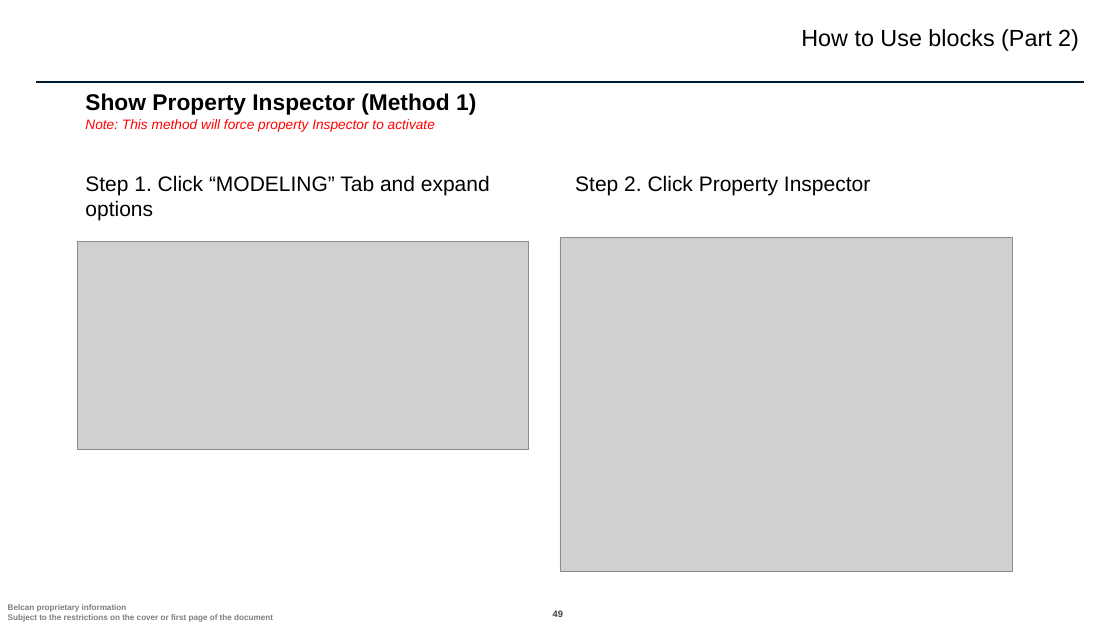
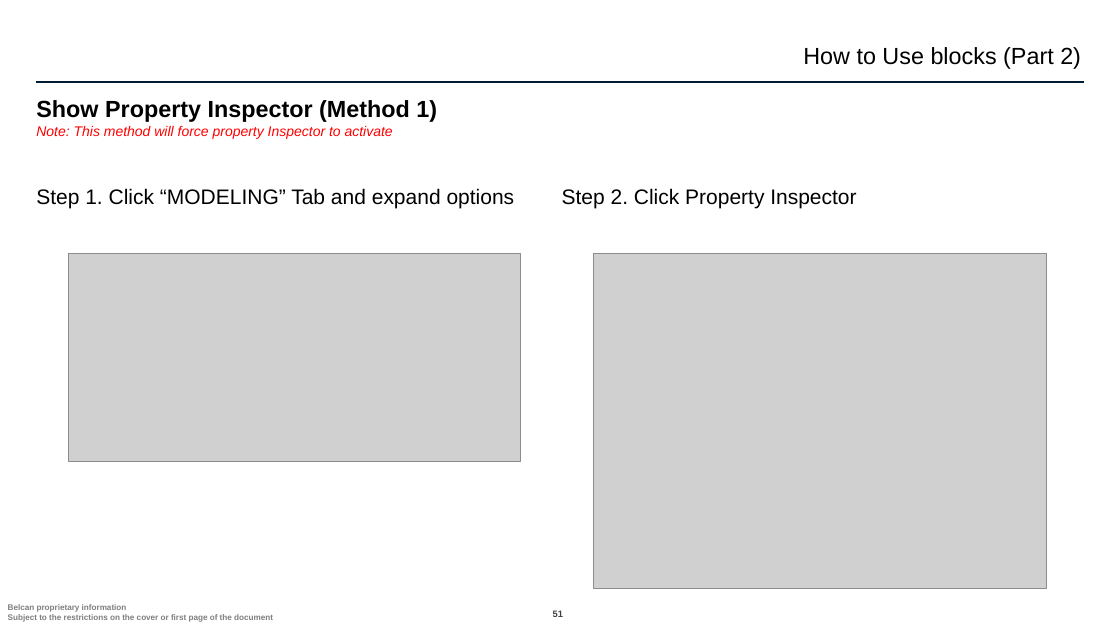
Before and after one commit to ntylerbelcan/aviation-controls-simulink-training-Belcan, a slide deck: slide 51 of ch01/Chapter 1 - Belcan.pptx (slide 49 before the commit). Drawn at 1120x630 pixels with LibreOffice and Linux fonts; fonts in the diff are those of the drawing; grey boxes stand for pictures; background and template pictures are left out. Boxes give left, top, right and bottom in pixels: in the first picture for what was removed or moved away, otherwise in the second. Text is boxed around its words. In the diff, an @@ line names an element or a change of style, - is before the commit and + after.

```diff
--- a/ch01/Chapter 1 - Belcan.pptx
+++ b/ch01/Chapter 1 - Belcan.pptx
@@ text "How to Use blocks (Part ...": place and size @@
-text "How to Use blocks (Part ..." at bbox=[801, 29, 1079, 51]
+text "How to Use blocks (Part ..." at bbox=[803, 47, 1081, 69]
@@ title at bbox=[36, 100, 437, 139]: text changed; size 11.7 to 12 pt @@
-Show Property Inspector (Method 1)
-Note: This method will force property Inspector to activate
+Show Property Inspector (Method 1)
+Note: This method will force property Inspector to activate
@@ text "Step 1. Click “MODELING” Tab ...": place and size @@
-text "Step 1. Click “MODELING” Tab ..." at bbox=[85, 175, 490, 220]
+text "Step 1. Click “MODELING” Tab ..." at bbox=[36, 188, 515, 208]
@@ text "Step 1. Click “MODELING” Tab ..." at bbox=[36, 188, 515, 208]: more space between paragraphs @@
@@ text "Step 2. Click Property Inspector" at bbox=[562, 188, 856, 208]: more space between paragraphs @@
@@ text "Step 2. Click Property Inspector": place and size @@
-text "Step 2. Click Property Inspector" at bbox=[575, 175, 870, 195]
+text "Step 2. Click Property Inspector" at bbox=[562, 188, 856, 208]
@@ picture: place and size @@
-picture at bbox=[77, 242, 529, 450]
+picture at bbox=[69, 254, 521, 462]
@@ picture: place and size @@
-picture at bbox=[560, 237, 1012, 571]
+picture at bbox=[593, 254, 1047, 589]
@@ page number at bbox=[553, 610, 563, 617]: text changed @@
-49
+51
```
Also in this commit, not shown: 46 other slides changed, 3 slides added.
